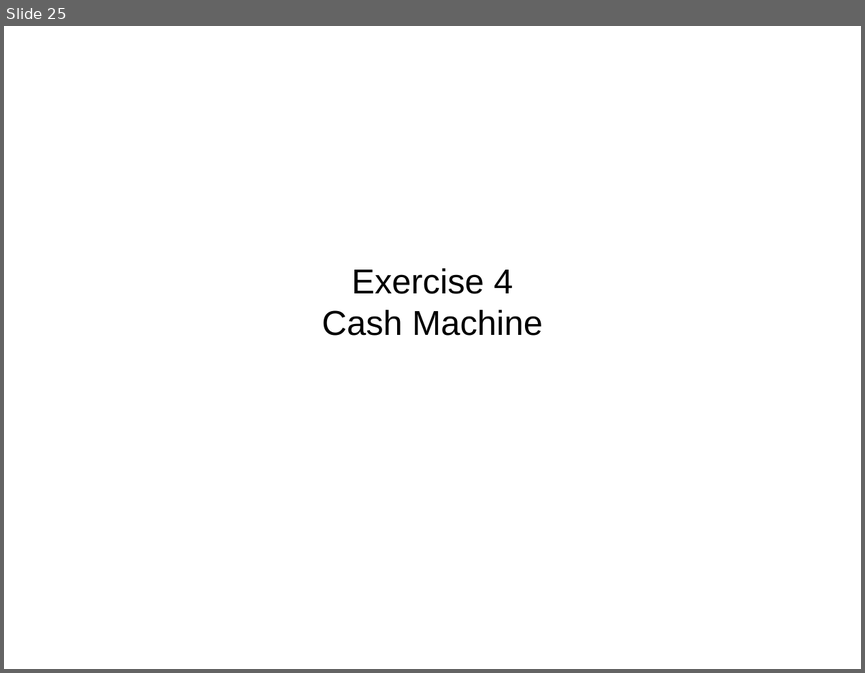
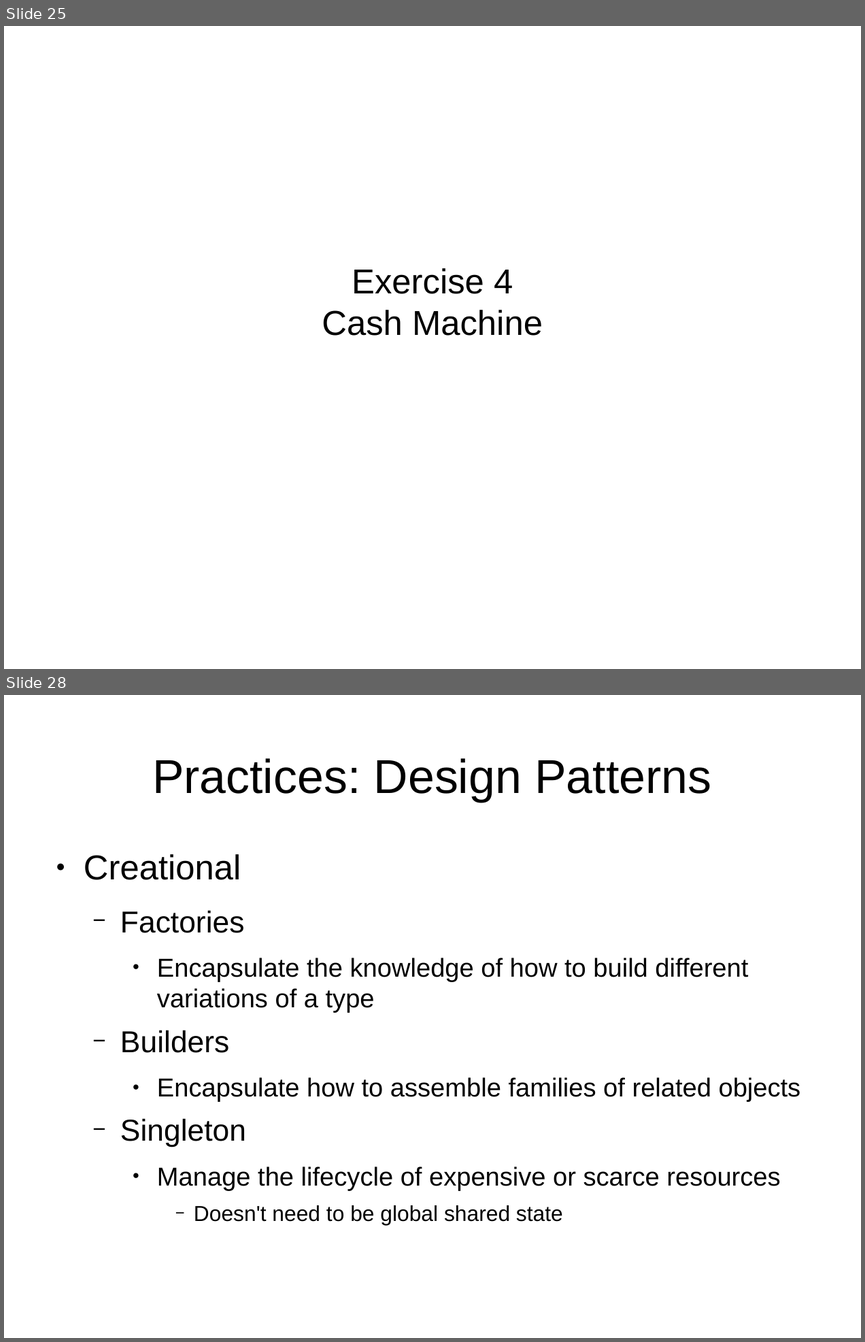
Before and after one commit to tonybaines/oo-design-principles, a slide deck: OO Design Workshop.odp. Shown one above the other, each under a label of ours: slide 25 before the commit, slides 25 and 28 after it; the slides between them are not shown. The pictures are 865x673 and 865x1342 pixels, drawn with LibreOffice and Linux fonts; fonts in the diff are those of the drawing. Boxes give left, top, right and bottom in pixels: in the first picture for what was removed or moved away, otherwise in the second. Text is boxed around its words. In the diff, an @@ line names an element or a change of style, - is before the commit and + after.

```diff
--- a/OO Design Workshop.odp
+++ b/OO Design Workshop.odp
@@ slide 28 added at [4, 695, 861, 1338], background #FFFFFF @@
@@ title added at [152, 758, 711, 802], 44 pt, text #000000 @@
+Practices: Design Patterns
@@ text added at [84, 854, 801, 1225], 24 pt, text #000000 @@
+● Creational
+  − Factories
+    ● Encapsulate the knowledge of how to build different variations of a type
+  − Builders
+    ● Encapsulate how to assemble families of related objects
+  − Singleton
+    ● Manage the lifecycle of expensive or scarce resources
+      − Doesn't need to be global shared state
```
Also in this commit, not shown: 1 slide changed, 13 other slides added.
